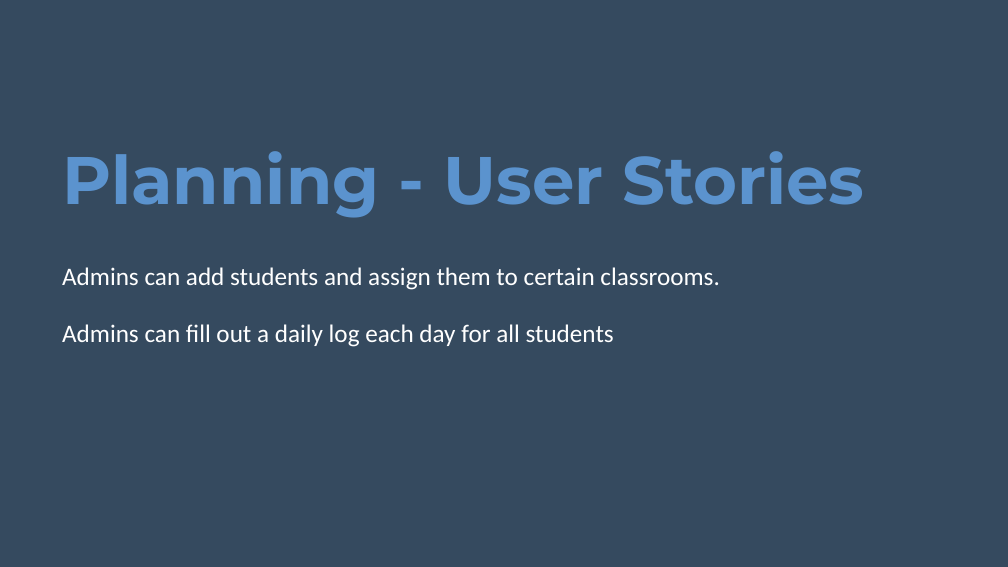
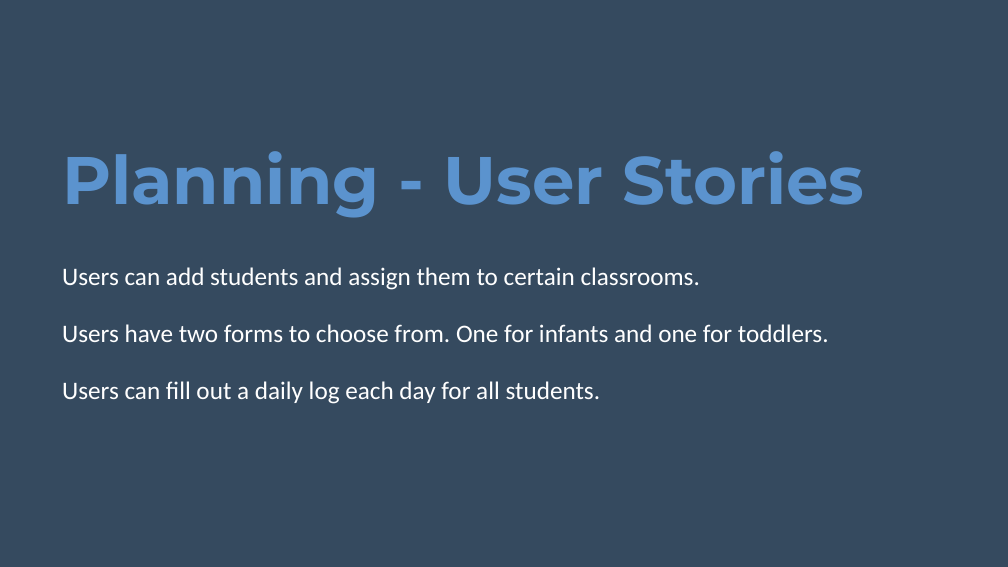
Before and after one commit to relleremily/DaycareProject, a slide deck: slide 4 of daycare-presentation.pptx. Drawn at 1008x567 pixels with LibreOffice and Linux fonts; fonts in the diff are those of the drawing; background and template pictures are left out. Boxes give left, top, right and bottom in pixels: in the first picture for what was removed or moved away, otherwise in the second. Text is boxed around its words. In the diff, an @@ line names an element or a change of style, - is before the commit and + after.

```diff
--- a/daycare-presentation.pptx
+++ b/daycare-presentation.pptx
@@ text at (62,267,829,404): text changed @@
-Admins can add students and assign them to certain classrooms.
-Admins can fill out a daily log each day for all students
+Users can add students and assign them to certain classrooms.
+Users have two forms to choose from. One for infants and one for toddlers.
+Users can fill out a daily log each day for all students.
```
Also in this commit, not shown: 4 other slides changed, 1 slide added, 1 slide removed, 20 other files.
